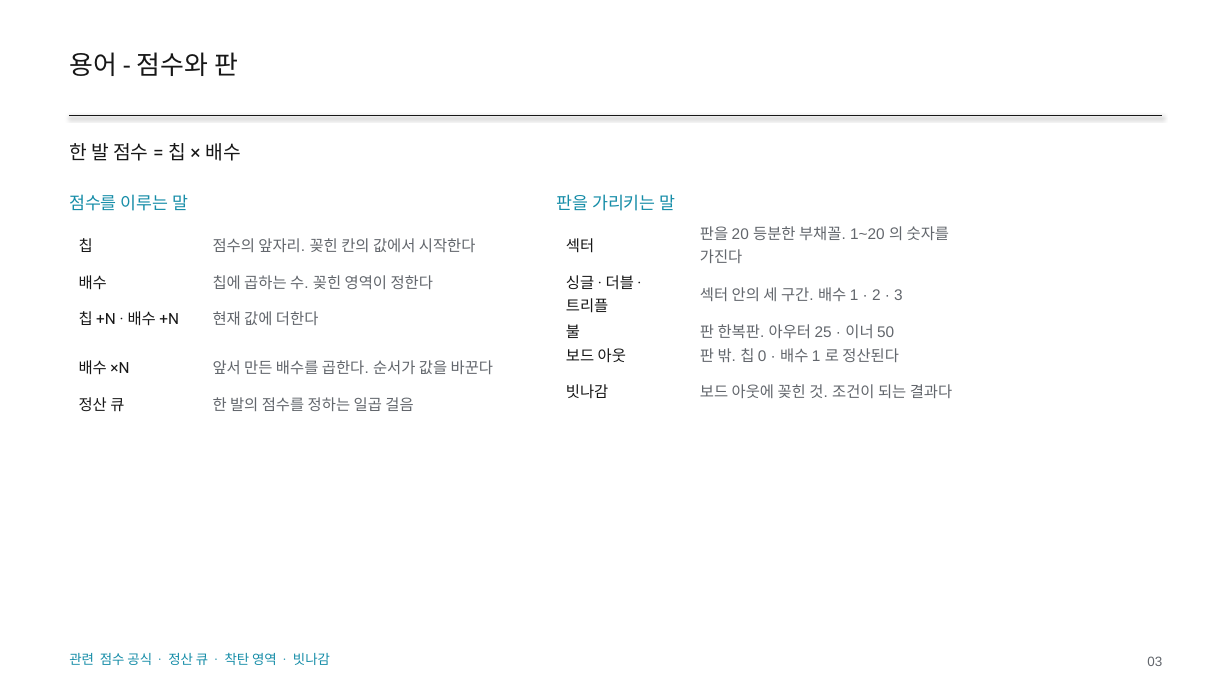
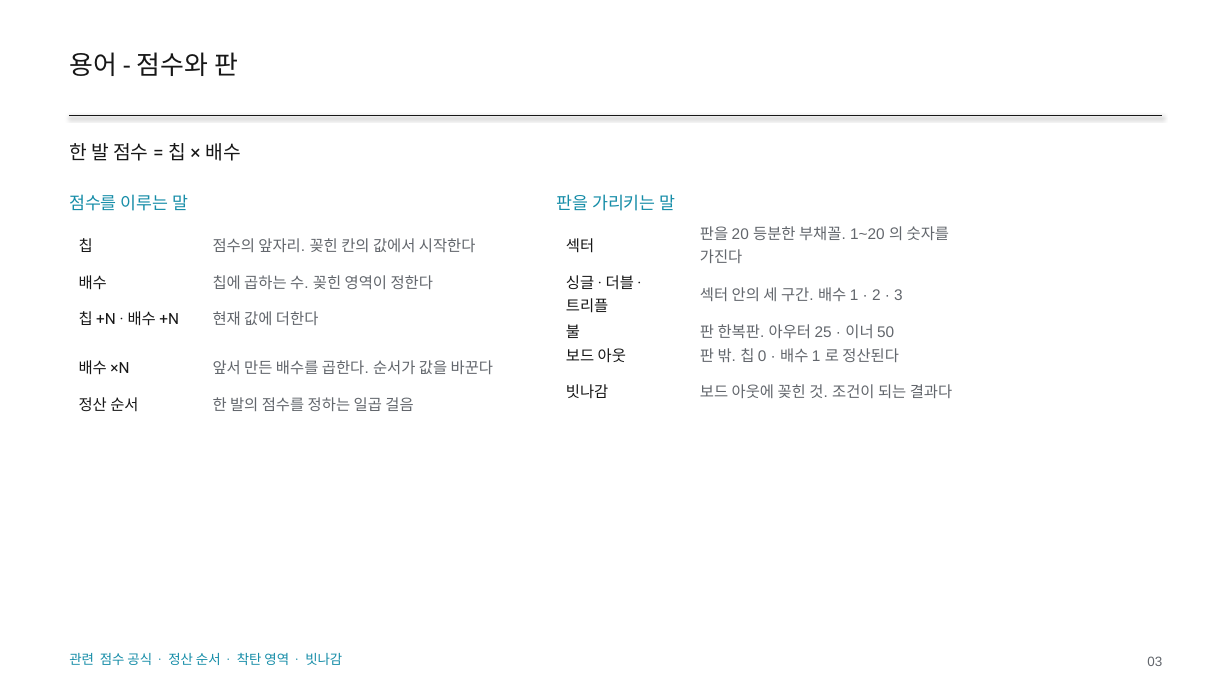
Before and after one commit to GGbong69/test-03, a slide deck: slide 3 of docs/HIGHTONE_기획서.pptx. Drawn at 1232x693 pixels with LibreOffice and Linux fonts; fonts in the diff are those of the drawing. Boxes give left, top, right and bottom in pixels: in the first picture for what was removed or moved away, otherwise in the second. Text is boxed around its words. In the diff, an @@ line names an element or a change of style, - is before the commit and + after.

```diff
--- a/docs/HIGHTONE_기획서.pptx
+++ b/docs/HIGHTONE_기획서.pptx
@@ table at box(69, 220, 506, 416) @@
-row 5, column 1: 정산 큐
+row 5, column 1: 정산 순서
@@ text at box(69, 653, 342, 665): text changed @@
-관련 점수 공식 · 정산 큐 · 착탄 영역 · 빗나감
+관련 점수 공식 · 정산 순서 · 착탄 영역 · 빗나감
```
Also in this commit, not shown: 18 other slides changed, 3 other files.
